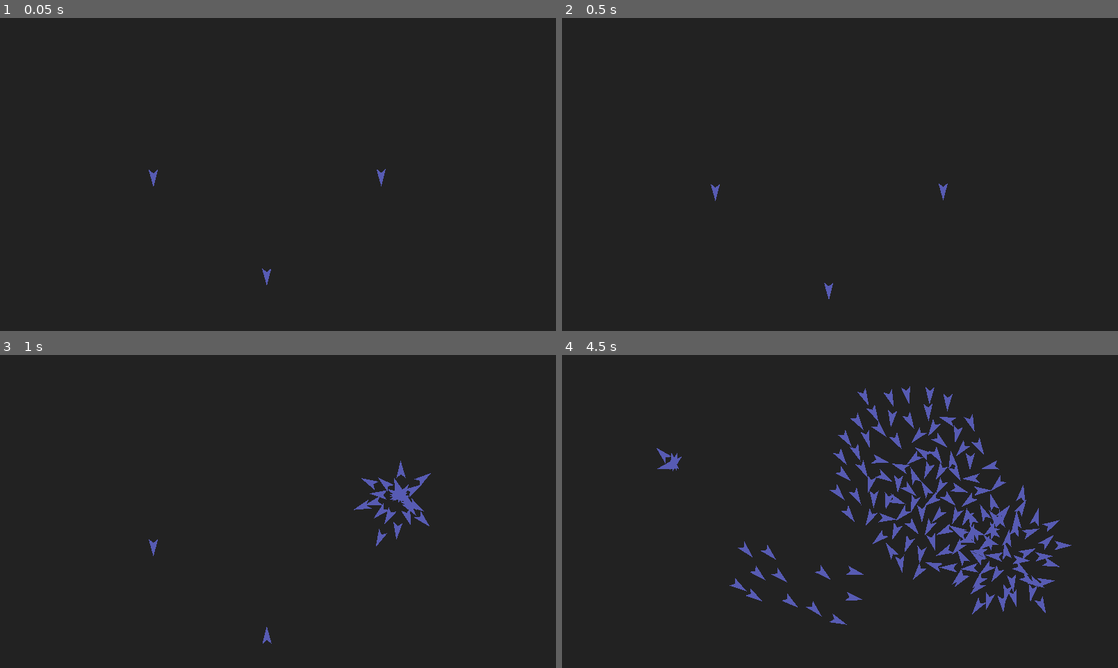
Above: before the commit, frames 1-4 (two rows, left to right).
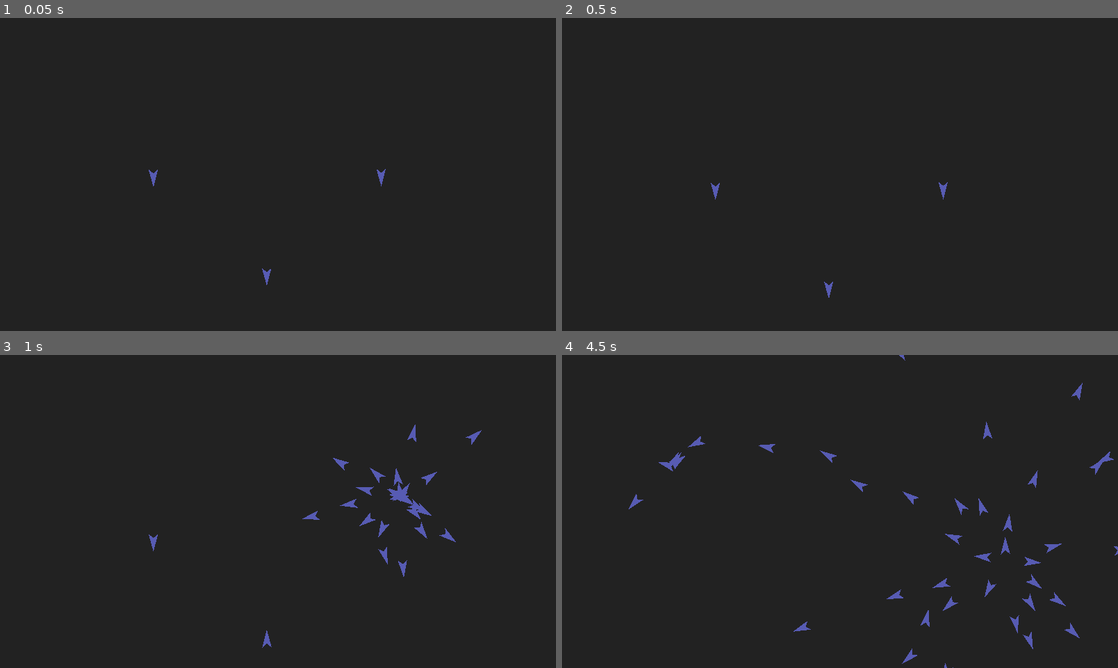
Above: after the commit, the same moments.

Repository: blinry/boids
Game: Godot game, scene res://main.tscn
Two runs of this game, one before a commit and one after it. Both use one fixed random seed, a clock stepped at 60 frames per second and the inputs below.
Inputs (mouse positions are in pixels of both pictures, inside the frame that each line leads up to):
- Up to frame 1 (0.05 s): no input
- Up to frame 2 (0.5 s): no input
- Up to frame 3 (1 s): move the mouse to (400, 495) at 0.52 s; press the mouse at (400, 495) at 0.53 s
- Up to frame 4 (4.5 s): move the mouse to (728, 527) at 1.27 s; release the mouse at (728, 527) at 1.28 s; click (728, 527) at 1.35 s; move the mouse to (895, 442) at 2.02 s; press the mouse at (895, 442) at 2.03 s; move the mouse to (812, 574) at 2.77 s; release the mouse at (812, 574) at 2.78 s; click (812, 574) at 2.85 s; move the mouse to (1006, 558) at 3.52 s; press the mouse at (1006, 558) at 3.53 s; move the mouse to (673, 464) at 4.27 s; release the mouse at (673, 464) at 4.28 s; click (673, 464) at 4.35 s

Frame 1 is identical in both runs. In frame 2, less than 0.1% of the frame differs, in the area x 26-70%, y 52-90%; in frame 3, 1.2%; in frame 4, 6.4%, in the area x 12-100%, y 0-100%.

Commit message:
Good buggy version :3

Diff:
--- a/boid.gd
+++ b/boid.gd
@@ -3,13 +3,13 @@
 var velocity = Vector2(0, 100)
 
 func _process(delta):
-	velocity += cohesion()*0.01
+	#velocity += cohesion()*0.01
 	velocity += separation()*4
 	velocity += alignment()*0.05
 
 	velocity += edge_avoid()*50
 
-	velocity *= 1.005
+	#velocity *= 1.005
 
 	position += delta*velocity
 	rotation = velocity.angle()
@@ -34,7 +34,7 @@
 		var boid = area.get_parent()
 		average += boid.velocity
 	average /= areas.size()
-	return (average - velocity)
+	return (velocity - average)
 
 func separation():
 	var change = Vector2.ZERO
